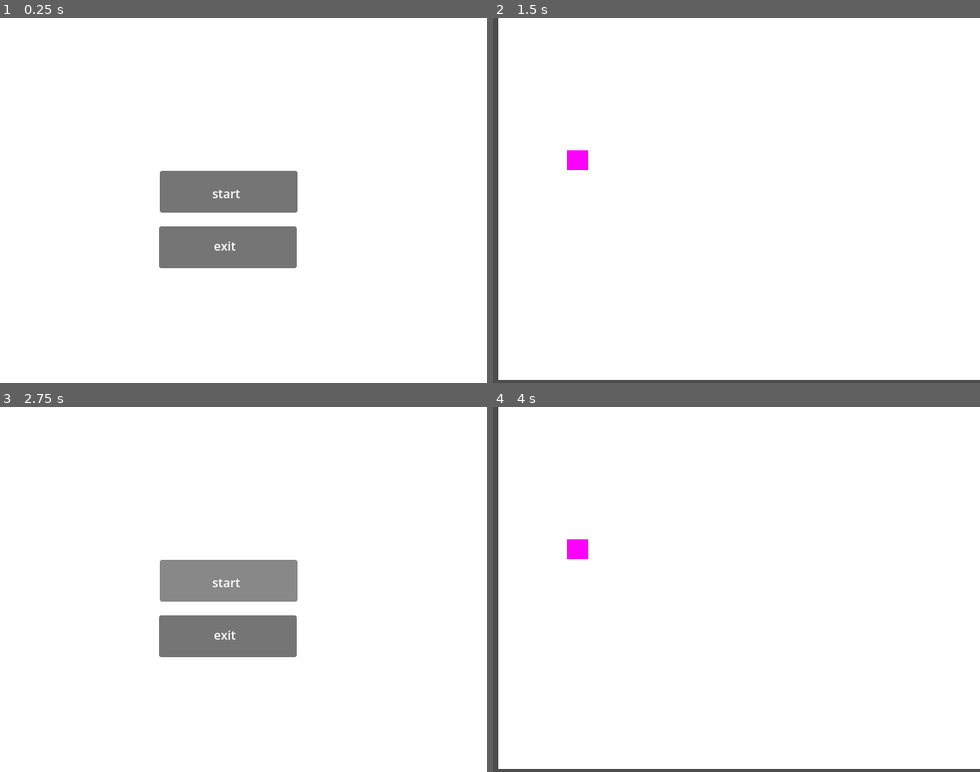
Above: before the commit, frames 1-4 (two rows, left to right).
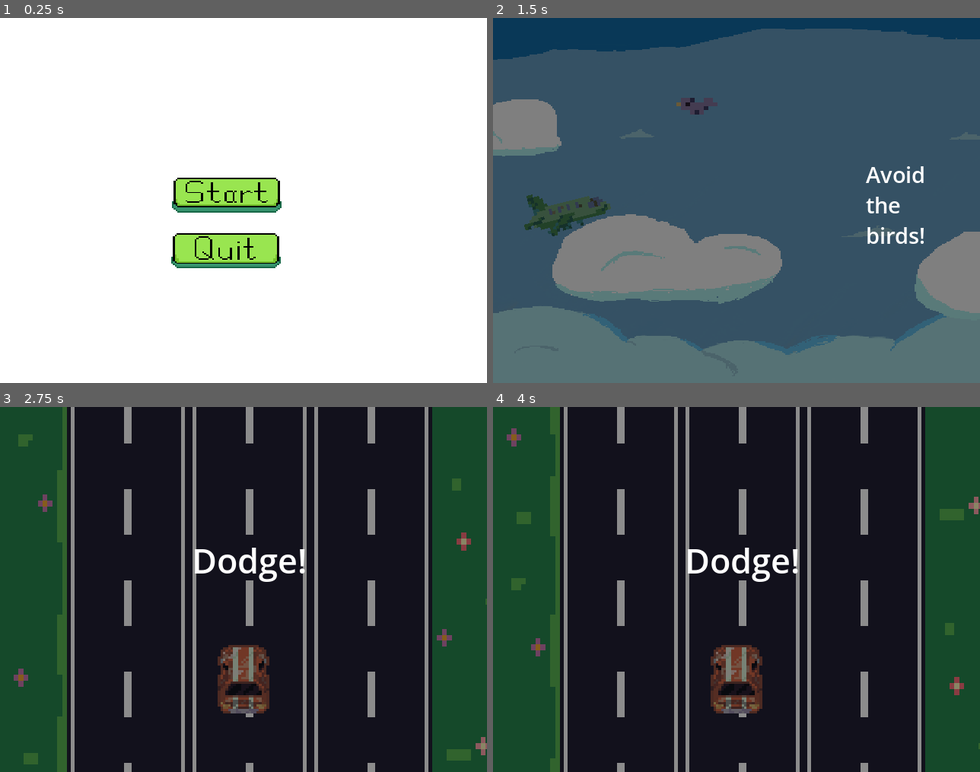
Above: after the commit, the same moments.

Repository: xmaggie05/gameJam
Game: Godot game, scene res://Scenes/main_menu.tscn
Same seed, same stepped clock (60 frames per second), same inputs: the game is played once before the commit and once after it.
Inputs (mouse positions are in pixels of both pictures, inside the frame that each line leads up to):
- Up to frame 1 (0.25 s): no input
- Up to frame 2 (1.5 s): click (721, 193) at 0.5 s; hold Right (ui_right) from 1.28 s (still down); tap Up (up) at 1.35 s
- Up to frame 3 (2.75 s): keep holding Right (ui_right); tap Up (up) at 1.52, 1.82, 2.1, 2.27, 2.57 s
- Up to frame 4 (4 s): release Right (ui_right) at 2.75 s; click (721, 582) at 2.75 s, where only the run before the commit has a clickable "start"; hold Left (ui_left) from 3.53 s (still down); tap Up (up) at 3.6 s

The runs differ from the first frame. In frame 1, 6.5% of the frame differs, in the area x 32-62%, y 41-69%; in frame 2, 99%; in frame 3, 99%; in frame 4, 99%, in the area x 0-100%, y 0-100%.

Commit message:
fix errors/added sprites/added music
i dont even know

Diff:
--- a/gamejam/Characters/airplane.gd
+++ b/gamejam/Characters/airplane.gd
@@ -2,26 +2,27 @@
 
 const gravity: int = 1000
 const max_vel: int = 500
-const flap_speed: int = -500
+const flap_speed: int = -400
+const start_pos := Vector2(100, 300)
+
 var flying: bool = false
 var falling: bool = false
-const start_pos:= Vector2(100, 400)
+var game_started: bool = false
+var start_delay: float = 100.0
+var time_elapsed: float = 0.0
 
 func _ready():
 	reset()
 
 func _process(delta):
+	if not game_started and not Input.is_action_just_pressed("up"):
+		return
+
 	if Input.is_action_just_pressed("up"):
 		flying = true
 		flap()
 	else:
 		falling = true
-
-func reset():
-	falling = false
-	flying = false
-	position = start_pos
-	set_rotation(0) #restart scroll to beginning
 
 func _physics_process(delta: float) -> void:
 	if falling or flying:
@@ -29,11 +30,24 @@
 
 		if velocity.y > max_vel:
 			velocity.y = max_vel
+
 		if flying:
-			rotation = (deg_to_rad(velocity.y * 0.05))
+			rotation = deg_to_rad(velocity.y * 0.05)
 		elif falling:
-			rotation = PI/2
+			rotation = PI / 2
+
 		move_and_collide(velocity * delta)
+
+func reset():
+	falling = false
+	flying = false
+	game_started = false
+	position = start_pos
+	velocity = Vector2.ZERO
+	rotation = 0.0
 
 func flap():
 	velocity.y = flap_speed
+
+func wait(seconds: float) -> void:
+	await get_tree().create_timer(seconds).timeout
--- a/gamejam/Characters/airplane.tscn
+++ b/gamejam/Characters/airplane.tscn
@@ -1,19 +1,20 @@
 [gd_scene format=3 uid="uid://dcp6erohteg20"]
 
 [ext_resource type="Script" uid="uid://biepbkr5iwuws" path="res://Characters/airplane.gd" id="1_sg5er"]
-
-[sub_resource type="PlaceholderTexture2D" id="PlaceholderTexture2D_68eh7"]
+[ext_resource type="Texture2D" uid="uid://cnk3a7ofbt1il" path="res://Assets/airplane2.png" id="2_i32bb"]
 
 [sub_resource type="RectangleShape2D" id="RectangleShape2D_ybvld"]
-size = Vector2(45, 20)
+size = Vector2(107, 40)
 
 [node name="Airplane" type="CharacterBody2D" unique_id=1580239814]
 script = ExtResource("1_sg5er")
 
 [node name="Sprite2D" type="Sprite2D" parent="." unique_id=1498471734]
 position = Vector2(1.1368684e-13, 2.842171e-14)
-scale = Vector2(57.5, 26.375002)
-texture = SubResource("PlaceholderTexture2D_68eh7")
+scale = Vector2(4, 4)
+texture = ExtResource("2_i32bb")
+vframes = 3
 
 [node name="CollisionShape2D" type="CollisionShape2D" parent="." unique_id=148049503]
+position = Vector2(4.5, 0)
 shape = SubResource("RectangleShape2D_ybvld")
--- a/gamejam/Characters/car.gd
+++ b/gamejam/Characters/car.gd
@@ -15,9 +15,9 @@
 func _physics_process(delta: float) -> void:
 	var direction: Vector2 = Vector2.ZERO
 
-	if Input.is_action_just_pressed("ui_left") and target_lane > 0:
+	if Input.is_action_just_pressed("left") and target_lane > 0:
 		target_lane -= 1
-	if Input.is_action_just_pressed("ui_right") and target_lane < lanes.size() - 1:
+	if Input.is_action_just_pressed("right") and target_lane < lanes.size() - 1:
 		target_lane += 1
 
 
--- a/gamejam/Characters/car.tscn
+++ b/gamejam/Characters/car.tscn
@@ -4,7 +4,7 @@
 [ext_resource type="Texture2D" uid="uid://bhi1qbrw1irvs" path="res://Art/car.png" id="2_ip70f"]
 
 [sub_resource type="RectangleShape2D" id="RectangleShape2D_nxl6s"]
-size = Vector2(72, 98)
+size = Vector2(72, 66)
 
 [node name="Car" type="CharacterBody2D" unique_id=374128086]
 script = ExtResource("1_nxl6s")
@@ -14,5 +14,5 @@
 texture = ExtResource("2_ip70f")
 
 [node name="CollisionShape2D" type="CollisionShape2D" parent="." unique_id=1258897443]
-position = Vector2(1, 0)
+position = Vector2(1, -13)
 shape = SubResource("RectangleShape2D_nxl6s")
--- a/gamejam/Characters/object.gd
+++ b/gamejam/Characters/object.gd
@@ -1,6 +1,6 @@
 extends Area2D
 
-var speed: float = 250
+var speed: float = 190
 
 func _physics_process(delta: float) -> void:
 	position.y += speed * delta
--- a/gamejam/Characters/object.tscn
+++ b/gamejam/Characters/object.tscn
@@ -1,22 +1,20 @@
 [gd_scene format=3 uid="uid://bv4nbwutmuqpm"]
 
 [ext_resource type="Script" uid="uid://do0dfyivdd5j1" path="res://Characters/object.gd" id="1_0iedf"]
+[ext_resource type="Texture2D" uid="uid://bpbpjvtdv3vh6" path="res://Assets/traffic_cone.png" id="2_grncx"]
 
-[sub_resource type="PlaceholderTexture2D" id="PlaceholderTexture2D_enkwi"]
-
-[sub_resource type="RectangleShape2D" id="RectangleShape2D_dt5af"]
-size = Vector2(60, 57)
+[sub_resource type="ConvexPolygonShape2D" id="ConvexPolygonShape2D_grncx"]
+points = PackedVector2Array(0, -33, -15, 1, -32, 15, 0, 30, 32, 15, 15, 1)
 
 [node name="Object" type="Area2D" unique_id=234997963]
 script = ExtResource("1_0iedf")
 
 [node name="Sprite2D" type="Sprite2D" parent="." unique_id=1258918028]
-position = Vector2(1.9073486e-06, 0)
-scale = Vector2(59.5, 56.5)
-texture = SubResource("PlaceholderTexture2D_enkwi")
+position = Vector2(1.1368684e-13, 0)
+scale = Vector2(2, 1.899)
+texture = ExtResource("2_grncx")
 
 [node name="CollisionShape2D" type="CollisionShape2D" parent="." unique_id=1315926027]
-position = Vector2(0, 0.5)
-shape = SubResource("RectangleShape2D_dt5af")
+shape = SubResource("ConvexPolygonShape2D_grncx")
 
 [connection signal="body_entered" from="." to="." method="_on_body_entered"]
--- a/gamejam/Levels/airplane_level.gd
+++ b/gamejam/Levels/airplane_level.gd
@@ -1,14 +1,64 @@
 extends Node2D
 
-@onready var airplane: CharacterBody2D = $AirplaneLevel/Airplane
-@onready var bird: Area2D = $AirplaneLevel/bird
+@onready var airplane: CharacterBody2D = $Airplane
+@onready var colors: CanvasModulate = $CanvasModulate
+@onready var text: RichTextLabel = $RichTextLabel
+
+func _change_scene():
+	get_tree().change_scene_to_file("res://car_level.tscn")
+
+@export var bird : PackedScene = preload("res://bird.tscn")
+
+var game_running: bool
+var game_over: bool
+var scroll
+var scroll_speed: int = 2
+var screen_size: Vector2i
+
+func _ready() -> void:
+	screen_size = get_window().size
+	game_running = false
+	game_over = false
+	scroll = 0
+
+	$BirdTimer.stop()
+
+	await get_tree().create_timer(3.0).timeout
+	start_game()
+
+func start_game():
+	colors.color = Color(1, 1, 1, 1)
+	text.visible = false
 
 
-func _ready():
-	pass
+	game_running = true
+	game_over = false
+	scroll = 0
 
-func _process(delta: float) -> void:
-	pass
+	airplane.game_started = true
 
-func _change_scene():
-	get_tree().change_scene_to_file("res://Scenes/main_menu.tscn")
+	$BirdTimer.start()
+
+func _process(delta: float):
+
+	if not game_running:
+		return
+
+	scroll += scroll_speed
+	if scroll >= screen_size.x:
+		scroll = 0
+		$TextureRect.position.x = -scroll
+
+func _on_bird_timer_timeout() -> void:
+	var birdInstance = bird.instantiate()
+	birdInstance.position.y = randi_range(0, 480)
+	birdInstance.position.x = 640
+
+	add_child(birdInstance)
+	$BirdTimer.start()
+
+func _on_ground_body_entered(body: Node2D) -> void:
+	_change_scene()
+
+func _on_ground_2_body_entered(body: Node2D) -> void:
+	_change_scene()
--- a/gamejam/Levels/airplane_level.tscn
+++ b/gamejam/Levels/airplane_level.tscn
@@ -2,32 +2,39 @@
 
 [ext_resource type="PackedScene" uid="uid://dcp6erohteg20" path="res://Characters/airplane.tscn" id="1_6n6at"]
 [ext_resource type="Script" uid="uid://4xri72jb2d64" path="res://Levels/airplane_level.gd" id="1_s8emw"]
+[ext_resource type="Texture2D" uid="uid://dd2i5lqhyduvi" path="res://Art/sky.png" id="2_dcr10"]
+[ext_resource type="Shader" uid="uid://0u5vej3iysna" path="res://Levels/scroll_side.gdshader" id="2_opb1l"]
 [ext_resource type="PackedScene" uid="uid://chxbmi6c8ourw" path="res://bird.tscn" id="3_dcr10"]
 
-[sub_resource type="CanvasTexture" id="CanvasTexture_7gf5x"]
+[sub_resource type="ShaderMaterial" id="ShaderMaterial_8pb76"]
+shader = ExtResource("2_opb1l")
 
 [sub_resource type="RectangleShape2D" id="RectangleShape2D_iqlma"]
 size = Vector2(673, 105)
+
+[sub_resource type="CanvasItemMaterial" id="CanvasItemMaterial_dcr10"]
+light_mode = 1
 
 [node name="AirplaneLevel" type="Node2D" unique_id=375056364]
 script = ExtResource("1_s8emw")
 
 [node name="TextureRect" type="TextureRect" parent="." unique_id=864975025]
-offset_left = 7.0
-offset_top = -7.0
-offset_right = 4975.0
-offset_bottom = 476.0
-texture = SubResource("CanvasTexture_7gf5x")
+texture_repeat = 2
+material = SubResource("ShaderMaterial_8pb76")
+offset_top = -93.0
+offset_right = 1280.0
+offset_bottom = 598.0
+texture = ExtResource("2_dcr10")
 
 [node name="Ground" type="Area2D" parent="." unique_id=379179869]
-position = Vector2(0, 1)
+position = Vector2(10, 15)
 
 [node name="CollisionShape2D" type="CollisionShape2D" parent="Ground" unique_id=994871830]
 position = Vector2(321, 516)
 shape = SubResource("RectangleShape2D_iqlma")
 
 [node name="Ground2" type="Area2D" parent="." unique_id=741896821]
-position = Vector2(388, 47)
+position = Vector2(378, 37)
 
 [node name="CollisionShape2D" type="CollisionShape2D" parent="Ground2" unique_id=699630327]
 position = Vector2(-59, -86)
@@ -37,4 +44,26 @@
 position = Vector2(137, 244)
 
 [node name="bird" parent="." unique_id=569822816 instance=ExtResource("3_dcr10")]
-position = Vector2(111, 187)
+position = Vector2(500, 116)
+
+[node name="BirdTimer" type="Timer" parent="." unique_id=365455503]
+one_shot = true
+autostart = true
+
+[node name="CanvasModulate" type="CanvasModulate" parent="." unique_id=502318226]
+color = Color(0.49943948, 0.49943954, 0.49943948, 1)
+
+[node name="RichTextLabel" type="RichTextLabel" parent="." unique_id=1224047662]
+light_mask = 0
+material = SubResource("CanvasItemMaterial_dcr10")
+offset_left = 490.0
+offset_top = 186.0
+offset_right = 577.0
+offset_bottom = 336.0
+theme_override_font_sizes/normal_font_size = 29
+bbcode_enabled = true
+text = "Avoid the birds!"
+
+[connection signal="body_entered" from="Ground" to="." method="_on_ground_body_entered"]
+[connection signal="body_entered" from="Ground2" to="." method="_on_ground_2_body_entered"]
+[connection signal="timeout" from="BirdTimer" to="." method="_on_bird_timer_timeout"]
--- /dev/null
+++ b/gamejam/Levels/scroll_side.gdshader
@@ -0,0 +1,14 @@
+shader_type canvas_item;
+
+void vertex() {
+	UV.x += TIME * 0.10;
+}
+
+void fragment() {
+	// Called for every pixel the material is visible on.
+}
+
+//void light() {
+//	// Called for every pixel for every light affecting the CanvasItem.
+//	// Uncomment to replace the default light processing function with this one.
+//}
--- a/gamejam/Scenes/main_menu.gd
+++ b/gamejam/Scenes/main_menu.gd
@@ -11,3 +11,8 @@
 func _on_button_pressed() -> void:
 	print("hello")
 	get_tree().change_scene_to_file("res://Levels/airplane_level.tscn")
+
+
+
+func _on_quit_pressed() -> void:
+	get_tree().quit()
--- a/gamejam/Scenes/main_menu.tscn
+++ b/gamejam/Scenes/main_menu.tscn
@@ -1,6 +1,13 @@
 [gd_scene format=3 uid="uid://dqw0jykn1k8dm"]
 
 [ext_resource type="Script" uid="uid://c5plkja884l4e" path="res://Scenes/main_menu.gd" id="1_28flt"]
+[ext_resource type="Texture2D" uid="uid://bkabbiifws3y5" path="res://Assets/start_button.png" id="2_n45e2"]
+[ext_resource type="Texture2D" uid="uid://cxfk1m35k5jos" path="res://Assets/start_button_pressed2.png" id="3_yhxw7"]
+[ext_resource type="Texture2D" uid="uid://ceyum48ivne2m" path="res://Assets/quit_button.png" id="4_cp0ys"]
+[ext_resource type="Texture2D" uid="uid://csht2cx7oiben" path="res://Assets/start_button2.png" id="4_trj04"]
+[ext_resource type="Texture2D" uid="uid://cij63vj6qjhck" path="res://Assets/quit_button_pressed2.png" id="6_16hvj"]
+[ext_resource type="AudioStream" uid="uid://cgsdi0yg53lhw" path="res://Art/Game Jam 02 - 2_21_26, 11.14 PM.mp3" id="6_opfnp"]
+[ext_resource type="Texture2D" uid="uid://do7bsprusoncu" path="res://Assets/quit_button2.png" id="7_vr1f0"]
 
 [sub_resource type="CanvasTexture" id="CanvasTexture_rhts7"]
 
@@ -15,34 +22,31 @@
 offset_bottom = 485.0
 texture = SubResource("CanvasTexture_rhts7")
 
-[node name="Button" type="Button" parent="." unique_id=1105383431]
+[node name="start" type="TextureButton" parent="." unique_id=1241999263]
 layout_mode = 0
 offset_left = 210.0
 offset_top = 201.0
 offset_right = 391.0
 offset_bottom = 256.0
+texture_normal = ExtResource("2_n45e2")
+texture_pressed = ExtResource("3_yhxw7")
+texture_hover = ExtResource("4_trj04")
+stretch_mode = 0
 
-[node name="Label" type="Label" parent="Button" unique_id=1676094870]
-layout_mode = 0
-offset_left = 69.0
-offset_top = 18.0
-offset_right = 109.0
-offset_bottom = 41.0
-text = "start"
-
-[node name="Button2" type="Button" parent="." unique_id=1820636101]
+[node name="quit" type="TextureButton" parent="." unique_id=618221555]
 layout_mode = 0
 offset_left = 209.0
 offset_top = 274.0
 offset_right = 390.0
 offset_bottom = 329.0
+texture_normal = ExtResource("4_cp0ys")
+texture_pressed = ExtResource("6_16hvj")
+texture_hover = ExtResource("7_vr1f0")
+stretch_mode = 0
 
-[node name="Label" type="Label" parent="Button2" unique_id=1919173808]
-layout_mode = 0
-offset_left = 72.0
-offset_top = 14.0
-offset_right = 112.0
-offset_bottom = 37.0
-text = "exit"
+[node name="AudioStreamPlayer" type="AudioStreamPlayer" parent="." unique_id=2098586367]
+stream = ExtResource("6_opfnp")
+autoplay = true
 
-[connection signal="pressed" from="Button" to="." method="_on_button_pressed"]
+[connection signal="pressed" from="start" to="." method="_on_button_pressed"]
+[connection signal="pressed" from="quit" to="." method="_on_quit_pressed"]
--- a/gamejam/bird.gd
+++ b/gamejam/bird.gd
@@ -2,4 +2,9 @@
 
 func _on_body_entered(body):
 	if (body.name == "Airplane"):
-		get_tree().change_scene_to_file("res://Scenes/main_menu.tscn")
+		get_tree().change_scene_to_file("res://car_level.tscn")
+
+var speed: float = 250
+
+func _physics_process(delta: float) -> void:
+	position.x -= speed * delta
--- a/gamejam/bird.tscn
+++ b/gamejam/bird.tscn
@@ -1,21 +1,79 @@
 [gd_scene format=3 uid="uid://chxbmi6c8ourw"]
 
 [ext_resource type="Script" uid="uid://c3ubi8ugutxka" path="res://bird.gd" id="1_g5k2s"]
+[ext_resource type="Texture2D" uid="uid://bygkhhuckld35" path="res://Assets/bird2.png" id="2_crnqq"]
 
-[sub_resource type="PlaceholderTexture2D" id="PlaceholderTexture2D_owhn0"]
+[sub_resource type="Animation" id="Animation_j88tq"]
+length = 0.001
+tracks/0/type = "value"
+tracks/0/imported = false
+tracks/0/enabled = true
+tracks/0/path = NodePath("Sprite2D:frame")
+tracks/0/interp = 1
+tracks/0/loop_wrap = true
+tracks/0/keys = {
+"times": PackedFloat32Array(0),
+"transitions": PackedFloat32Array(1),
+"update": 1,
+"values": [0]
+}
+
+[sub_resource type="Animation" id="Animation_cchwj"]
+resource_name = "bird_flap"
+length = 0.6
+loop_mode = 1
+tracks/0/type = "value"
+tracks/0/imported = false
+tracks/0/enabled = true
+tracks/0/path = NodePath("Sprite2D:frame")
+tracks/0/interp = 1
+tracks/0/loop_wrap = true
+tracks/0/keys = {
+"times": PackedFloat32Array(0.06666667, 0.23333333, 0.43333334),
+"transitions": PackedFloat32Array(1, 1, 1),
+"update": 1,
+"values": [0, 1, 2]
+}
+
+[sub_resource type="AnimationLibrary" id="AnimationLibrary_6ljjq"]
+_data = {
+&"RESET": SubResource("Animation_j88tq"),
+&"bird_flap": SubResource("Animation_cchwj")
+}
 
 [sub_resource type="RectangleShape2D" id="RectangleShape2D_g5k2s"]
-size = Vector2(29, 26)
+size = Vector2(54, 29)
+
+[sub_resource type="AnimationNodeAnimation" id="AnimationNodeAnimation_crnqq"]
+animation = &"bird_flap"
+
+[sub_resource type="AnimationNodeStateMachineTransition" id="AnimationNodeStateMachineTransition_j88tq"]
+advance_mode = 2
+
+[sub_resource type="AnimationNodeStateMachine" id="AnimationNodeStateMachine_cchwj"]
+states/bird_flap/node = SubResource("AnimationNodeAnimation_crnqq")
+states/bird_flap/position = Vector2(499, 108.5)
+transitions = ["Start", "bird_flap", SubResource("AnimationNodeStateMachineTransition_j88tq")]
+graph_offset = Vector2(160, 50)
 
 [node name="Bird" type="Area2D" unique_id=569822816]
 script = ExtResource("1_g5k2s")
 
-[node name="Sprite2D" type="Sprite2D" parent="." unique_id=2041768702]
-scale = Vector2(28.625002, 26)
-texture = SubResource("PlaceholderTexture2D_owhn0")
+[node name="AnimationPlayer" type="AnimationPlayer" parent="." unique_id=1739520986]
+libraries/ = SubResource("AnimationLibrary_6ljjq")
 
 [node name="CollisionShape2D" type="CollisionShape2D" parent="." unique_id=1361774717]
+position = Vector2(-3, -0.5)
 shape = SubResource("RectangleShape2D_g5k2s")
+
+[node name="Sprite2D" type="Sprite2D" parent="." unique_id=2041768702]
+scale = Vector2(6, 5.45)
+texture = ExtResource("2_crnqq")
+vframes = 3
+
+[node name="AnimationTree" type="AnimationTree" parent="." unique_id=1258174108]
+tree_root = SubResource("AnimationNodeStateMachine_cchwj")
+anim_player = NodePath("../AnimationPlayer")
 
 [connection signal="area_entered" from="." to="." method="_on_area_entered"]
 [connection signal="body_entered" from="." to="." method="_on_body_entered"]
--- a/gamejam/car_level.gd
+++ b/gamejam/car_level.gd
@@ -1,5 +1,7 @@
 extends Node2D
 
+@onready var colors: CanvasModulate = $CanvasModulate
+@onready var text: RichTextLabel = $RichTextLabel
 @export var object : PackedScene = preload("res://Characters/object.tscn")
 
 var game_running: bool
@@ -10,23 +12,26 @@
 
 
 func _ready():
-	screen_size = get_window().size
+	game_running = false
+	game_over = false
+	scroll = 0
+
+	$ObjectTimer.stop()
+
+	await get_tree().create_timer(3.0).timeout
 	start_game()
 
+
 func start_game():
+	colors.color = Color(1, 1, 1, 1)
+	text.visible = false
+
 	game_running = true
 	game_over = false
 	scroll = 0
+	$ObjectTimer.start()
 
 
-func _process(delta: float):
-	if game_running:
-		scroll += scroll_speed
-		if scroll >= screen_size.y:
-			scroll = 0
-		$Road.position.y = +scroll
-		$Road2.position.y = +scroll
-		$Road3.position.y = +scroll
 
 
 func _on_object_timer_timeout() -> void:
--- a/gamejam/car_level.tscn
+++ b/gamejam/car_level.tscn
@@ -2,21 +2,31 @@
 
 [ext_resource type="Script" uid="uid://dmsxcc8gg6bv6" path="res://car_level.gd" id="1_5eb1d"]
 [ext_resource type="PackedScene" uid="uid://bvngjaul0okdb" path="res://Characters/car.tscn" id="1_nilji"]
+[ext_resource type="Shader" uid="uid://ct2qoyp0wkos4" path="res://scroll.gdshader" id="2_ucudc"]
 [ext_resource type="PackedScene" uid="uid://dk6q5h4imvjd6" path="res://road.tscn" id="4_ucudc"]
+[ext_resource type="PackedScene" uid="uid://c77r8kf3dm8tu" path="res://grass.tscn" id="5_ddn36"]
+
+[sub_resource type="ShaderMaterial" id="ShaderMaterial_ucudc"]
+shader = ExtResource("2_ucudc")
 
 [sub_resource type="CanvasTexture" id="CanvasTexture_xhjr4"]
+
+[sub_resource type="CanvasItemMaterial" id="CanvasItemMaterial_ddn36"]
+light_mode = 1
 
 [node name="CarLevel" type="Node2D" unique_id=842454089]
 script = ExtResource("1_5eb1d")
 
 [node name="TextureRect" type="TextureRect" parent="." unique_id=654977093]
+texture_repeat = 2
+material = SubResource("ShaderMaterial_ucudc")
 offset_right = 646.0
 offset_bottom = 484.0
 texture = SubResource("CanvasTexture_xhjr4")
 
 [node name="Car" parent="." unique_id=374128086 instance=ExtResource("1_nilji")]
 z_index = 1
-position = Vector2(317, 283)
+position = Vector2(328, 358)
 
 [node name="Road" parent="." unique_id=1590495783 instance=ExtResource("4_ucudc")]
 position = Vector2(328, 0)
@@ -31,4 +41,23 @@
 one_shot = true
 autostart = true
 
+[node name="Grass" parent="." unique_id=587229071 instance=ExtResource("5_ddn36")]
+position = Vector2(-14, 227)
+
+[node name="Grass2" parent="." unique_id=637981964 instance=ExtResource("5_ddn36")]
+position = Vector2(670, 230)
+
+[node name="CanvasModulate" type="CanvasModulate" parent="." unique_id=1874897624]
+color = Color(0.5489626, 0.5489626, 0.54896253, 1)
+
+[node name="RichTextLabel" type="RichTextLabel" parent="." unique_id=1446886236]
+material = SubResource("CanvasItemMaterial_ddn36")
+offset_left = 252.0
+offset_top = 170.0
+offset_right = 435.0
+offset_bottom = 314.0
+theme_override_font_sizes/normal_font_size = 45
+bbcode_enabled = true
+text = "Dodge!"
+
 [connection signal="timeout" from="ObjectTimer" to="." method="_on_object_timer_timeout"]
--- /dev/null
+++ b/gamejam/grass.gdshader
@@ -0,0 +1,14 @@
+shader_type canvas_item;
+
+void vertex() {
+	UV.y -= TIME * 0.30;
+}
+
+void fragment() {
+	// Called for every pixel the material is visible on.
+}
+
+//void light() {
+//	// Called for every pixel for every light affecting the CanvasItem.
+//	// Uncomment to replace the default light processing function with this one.
+//}
--- /dev/null
+++ b/gamejam/grass.tscn
@@ -0,0 +1,15 @@
+[gd_scene format=3 uid="uid://c77r8kf3dm8tu"]
+
+[ext_resource type="Texture2D" uid="uid://cnobtfbi3lsko" path="res://Assets/grass.png" id="1_kl2qe"]
+[ext_resource type="Shader" uid="uid://bpaqr05dt3mx8" path="res://grass.gdshader" id="1_mw2ei"]
+
+[sub_resource type="ShaderMaterial" id="ShaderMaterial_2qnaq"]
+shader = ExtResource("1_mw2ei")
+
+[node name="Grass" type="Node2D" unique_id=587229071]
+
+[node name="Sprite2D" type="Sprite2D" parent="." unique_id=506374748]
+texture_repeat = 2
+material = SubResource("ShaderMaterial_2qnaq")
+scale = Vector2(6.3750005, 7.9023433)
+texture = ExtResource("1_kl2qe")
--- a/gamejam/project.godot
+++ b/gamejam/project.godot
@@ -19,6 +19,8 @@
 
 window/size/viewport_width=640
 window/size/viewport_height=480
+window/size/mode=2
+window/stretch/mode="canvas_items"
 
 [input]
 
@@ -28,9 +30,24 @@
 , Object(InputEventKey,"resource_local_to_scene":false,"resource_name":"","device":-1,"window_id":0,"alt_pressed":false …(183 unchanged characters)…
 ]
 }
+brake={
+"deadzone": 0.2,
+"events": [Object(InputEventKey,"resource_local_to_scene":false,"resource_name":"","device":-1,"window_id":0,"alt_pressed":false,"shift_pressed":false,"ctrl_pressed":false,"meta_pressed":false,"pressed":false,"keycode":0,"physical_keycode":32,"key_label":0,"unicode":32,"location":0,"echo":false,"script":null)
+]
+}
 dash={
 "deadzone": 0.2,
 "events": [Object(InputEventKey,"resource_local_to_scene":false,"resource_name":"","device":0,"window_id":0,"alt_presse …(189 unchanged characters)…
+]
+}
+left={
+"deadzone": 0.2,
+"events": [Object(InputEventKey,"resource_local_to_scene":false,"resource_name":"","device":-1,"window_id":0,"alt_pressed":false,"shift_pressed":false,"ctrl_pressed":false,"meta_pressed":false,"pressed":false,"keycode":0,"physical_keycode":65,"key_label":0,"unicode":97,"location":0,"echo":false,"script":null)
+]
+}
+right={
+"deadzone": 0.2,
+"events": [Object(InputEventKey,"resource_local_to_scene":false,"resource_name":"","device":-1,"window_id":0,"alt_pressed":false,"shift_pressed":false,"ctrl_pressed":false,"meta_pressed":false,"pressed":false,"keycode":0,"physical_keycode":68,"key_label":0,"unicode":100,"location":0,"echo":false,"script":null)
 ]
 }
 
--- a/gamejam/road.tscn
+++ b/gamejam/road.tscn
@@ -2,11 +2,17 @@
 
 [ext_resource type="Script" uid="uid://b53a6dqra40wg" path="res://road.gd" id="1_x0d2t"]
 [ext_resource type="Texture2D" uid="uid://dij6ctecrkd4x" path="res://Art/road2.png" id="2_3veuu"]
+[ext_resource type="Shader" uid="uid://ct2qoyp0wkos4" path="res://scroll.gdshader" id="2_bpeel"]
+
+[sub_resource type="ShaderMaterial" id="ShaderMaterial_twbfo"]
+shader = ExtResource("2_bpeel")
 
 [node name="Road" type="Node2D" unique_id=495487742]
 script = ExtResource("1_x0d2t")
 
 [node name="Sprite2D" type="Sprite2D" parent="." unique_id=1515509435]
+texture_repeat = 2
+material = SubResource("ShaderMaterial_twbfo")
 position = Vector2(0, 3.0517578e-05)
 scale = Vector2(5, 15)
 texture = ExtResource("2_3veuu")
--- /dev/null
+++ b/gamejam/scroll.gdshader
@@ -0,0 +1,14 @@
+shader_type canvas_item;
+
+void vertex() {
+	UV.y -= TIME * 0.20;
+}
+
+void fragment() {
+	// Called for every pixel the material is visible on.
+}
+
+//void light() {
+//	// Called for every pixel for every light affecting the CanvasItem.
+//	// Uncomment to replace the default light processing function with this one.
+//}
Not shown, added: gamejam/Art/Game Jam 02 - 2_21_26, 11.14 PM.mp3.import
Binary file added: gamejam/Art/sky.png
Not shown, added: gamejam/Art/sky.png.import
Binary file added: gamejam/Assets/Start.png
Not shown, added: gamejam/Assets/Start.png.import
Binary file added: gamejam/Assets/Start2.png
Not shown, added: gamejam/Assets/Start2.png.import
Binary file added: gamejam/Assets/airplane2.png
Not shown, added: gamejam/Assets/airplane2.png.import
Binary file added: gamejam/Assets/bird2.png
Not shown, added: gamejam/Assets/bird2.png.import
Binary file added: gamejam/Assets/grass.aseprite
(and 29 more such lines)
